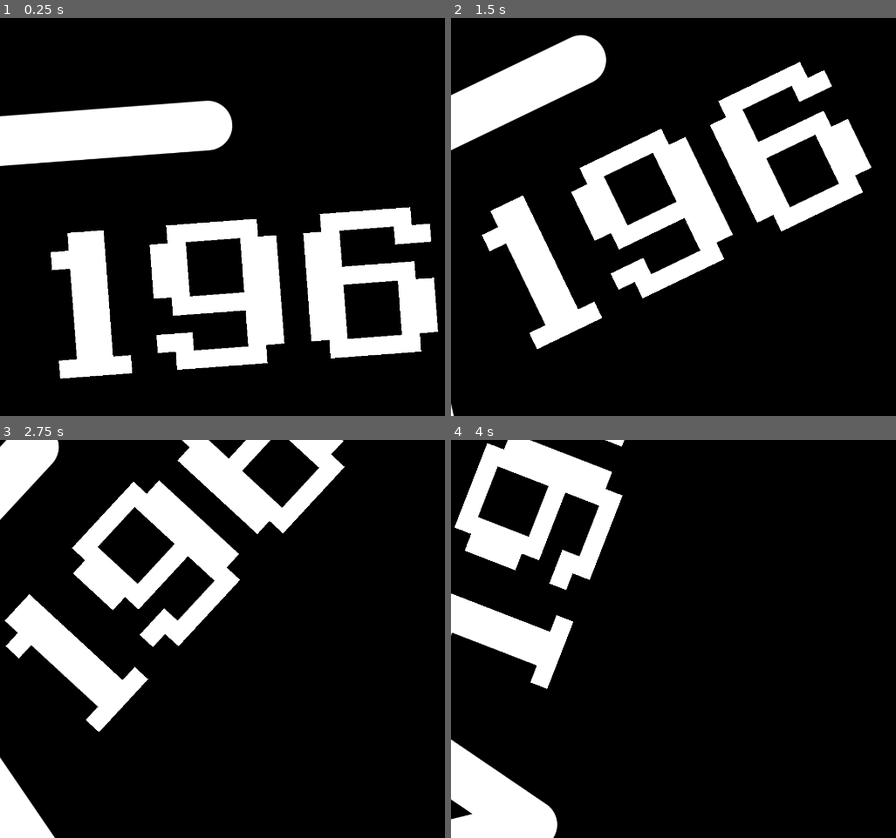
Above: before the commit, frames 1-4 (two rows, left to right).
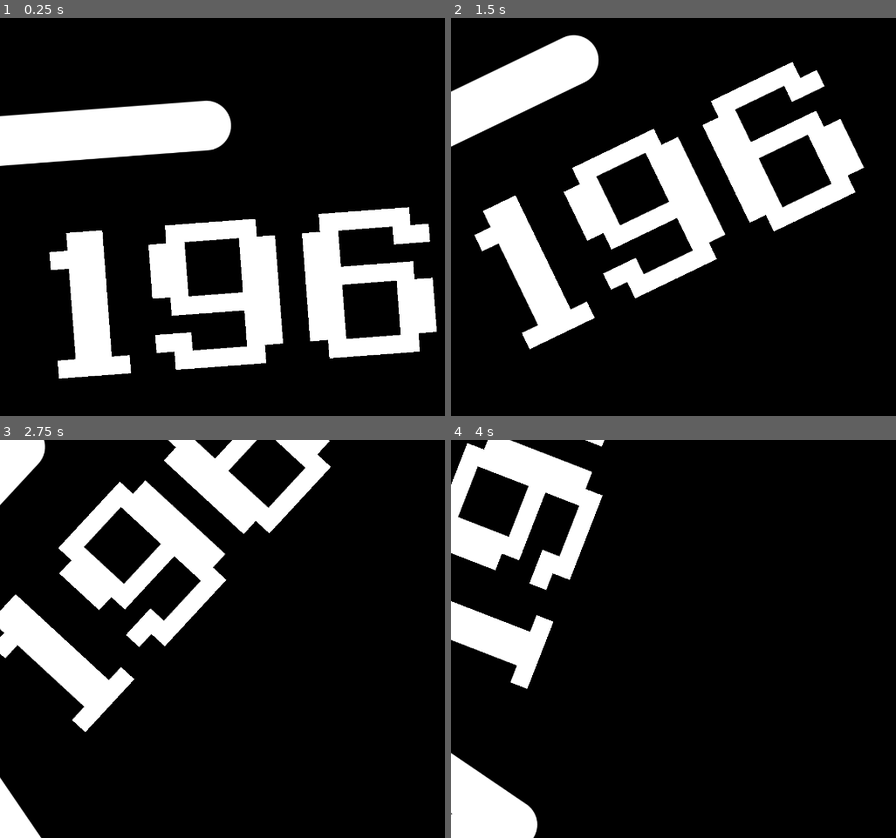
Above: after the commit, the same moments.

Repository: gingerr/ggj-2023-roots-one
Game: Godot game, scene res://SquareRootMob.tscn
The game is run twice, just before and just after one commit, with the same random seed, the same clock (stepped at 60 frames per second) and the same inputs. This scene is started directly instead of the project's main scene.
Inputs:
- Up to frame 1 (0.25 s): no input
- Up to frame 2 (1.5 s): hold Right (ui_right) 0.53-1.28 s; tap Space (ui_select) at 0.77 s; hold Down (ui_down) from 1.28 s (still down)
- Up to frame 3 (2.75 s): tap Space (ui_select) at 1.52 s; release Down (ui_down) at 2.03 s; hold Right (ui_right) from 2.03 s (still down)
- Up to frame 4 (4 s): release Right (ui_right) at 2.78 s; hold Up (ui_up) 2.78-3.53 s; tap Space (ui_select) at 3.02, 3.77 s; hold Left (ui_left) from 3.53 s (still down)

The runs differ from the first frame. In frame 1, 1.5% of the frame differs, in the area x 0-99%, y 20-91%; in frame 2, 8.1%; in frame 3, 11%, in the area x 0-78%, y 0-100%; in frame 4, 9.5%.

Commit message:
.

Diff:
--- a/Bullet.tscn
+++ b/Bullet.tscn
@@ -7,7 +7,6 @@
 [sub_resource type="CapsuleShape2D" id=4]
 
 [node name="Bullet" type="Area2D"]
-collision_mask = 0
 script = ExtResource( 1 )
 
 [node name="Sprite" type="Sprite" parent="."]
@@ -16,6 +15,7 @@
 texture = ExtResource( 2 )
 
 [node name="CollisionShape2D" type="CollisionShape2D" parent="."]
+rotation = 1.57382
 shape = SubResource( 4 )
 
 [node name="ShootSound" type="AudioStreamPlayer2D" parent="."]
--- a/Player.gd
+++ b/Player.gd
@@ -2,6 +2,7 @@
 
 signal shoot
 
+export var health = 4
 export var muzzle_velocity = 350
 
 onready var muzzle: Position2D = $Muzzle
@@ -11,8 +12,6 @@
 
 # Called when the node enters the scene tree for the first time.
 func _ready():
-	scale.x = 0.05
-	scale.y = 0.05
 	position.x = 100
 	position.y = get_viewport_rect().size.y / 2
 
--- a/Player.tscn
+++ b/Player.tscn
@@ -7,6 +7,7 @@
 
 [node name="Player" type="KinematicBody2D"]
 rotation = 1.5708
+scale = Vector2( 0.05, 0.05 )
 script = ExtResource( 1 )
 
 [node name="Muzzle" type="Position2D" parent="."]
--- a/SquareRootMob.gd
+++ b/SquareRootMob.gd
@@ -2,6 +2,7 @@
 
 
 var spin_direction = 1
+var velocity       = Vector2(-20, 0)
 
 func _ready():
 	position.y = rand_range(50,get_viewport_rect().size.y - 50)
@@ -10,7 +11,7 @@
 		spin_direction *= -1
 
 func _process(delta):
-	position.x -= 10 * delta
+	position += velocity * delta
 	rotate(0.3 * delta * spin_direction)
 
 
@@ -20,11 +21,9 @@
 func explode():
 	print('boom')
 
-func _on_SquareRootMob_child_entered_tree(node):
-	print('_on_SquareRootMob_child_entered_tree')
-	print(node)
 
-	if (node is Bullet):
-		print('is bullet')
-
-	explode()
+func _on_area_entered(area):
+	if (area is Bullet):
+		queue_free();
+		area.queue_free()
+		explode()
--- a/SquareRootMob.tscn
+++ b/SquareRootMob.tscn
@@ -9,9 +9,9 @@
 font_data = ExtResource( 3 )
 
 [sub_resource type="RectangleShape2D" id=2]
+extents = Vector2( 739.5, 441.5 )
 
 [node name="SquareRootMob" type="Area2D"]
-collision_mask = 0
 script = ExtResource( 2 )
 
 [node name="Label" type="Label" parent="."]
@@ -26,6 +26,7 @@
 texture = ExtResource( 1 )
 
 [node name="CollisionShape2D" type="CollisionShape2D" parent="."]
+position = Vector2( 243.5, -12.5 )
 shape = SubResource( 2 )
 
-[connection signal="child_entered_tree" from="." to="." method="_on_SquareRootMob_child_entered_tree"]
+[connection signal="area_entered" from="." to="." method="_on_area_entered"]
